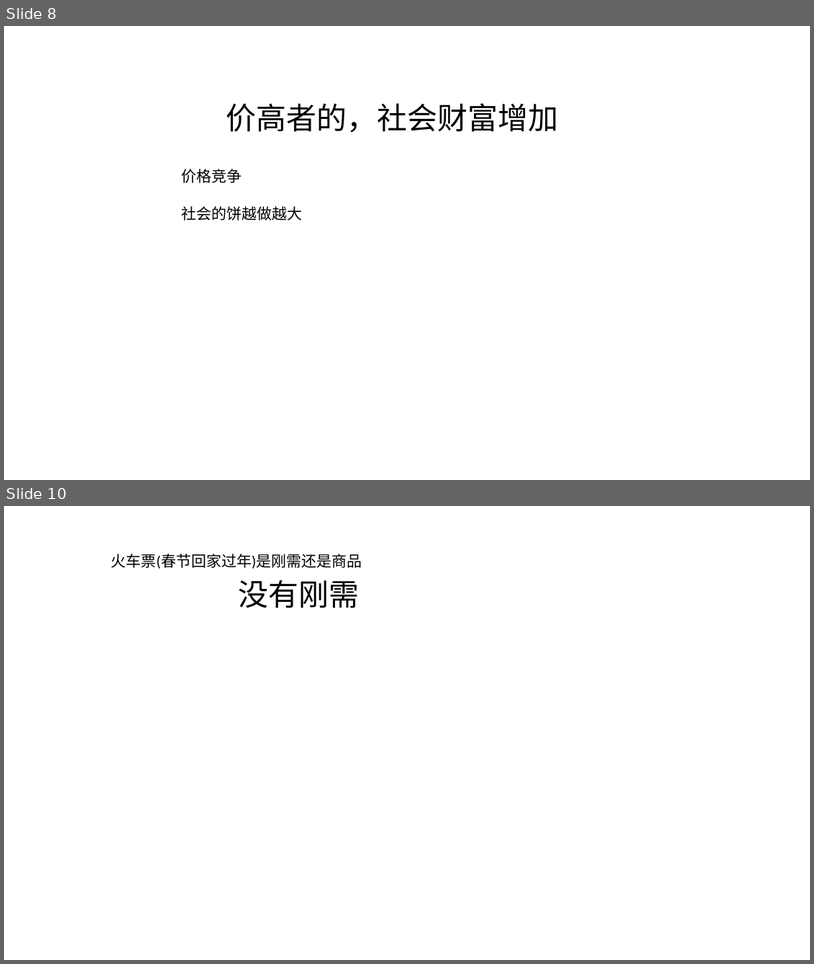
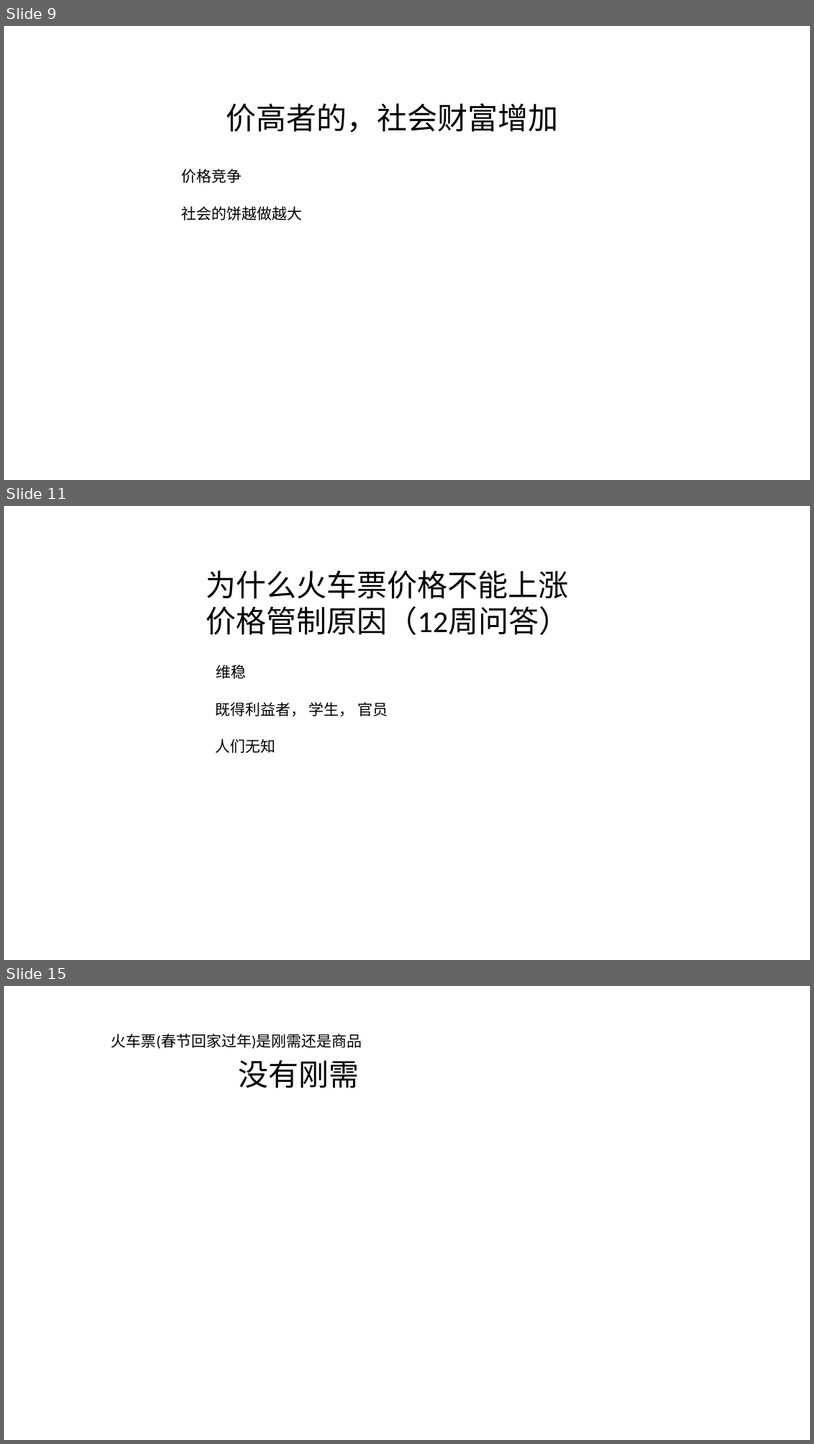
Before and after one commit to FredJiangFei/MyDocuments, a slide deck: 火车票/火车票.pptx. Shown one above the other, each under a label of ours: slides 8 and 10 before the commit, slides 9, 11 and 15 after it; the slides between them are not shown. The pictures are 814x964 and 814x1444 pixels, drawn with LibreOffice and Linux fonts; fonts in the diff are those of the drawing. Boxes give left, top, right and bottom in pixels: in the first picture for what was removed or moved away, otherwise in the second. Text is boxed around its words. In the diff, an @@ line names an element or a change of style, - is before the commit and + after.

Commit message:
火车票

```diff
--- a/火车票/火车票.pptx
+++ b/火车票/火车票.pptx
@@ slide 11 added at bbox=[4, 506, 810, 960], background #FFFFFF @@
@@ text added at bbox=[206, 570, 570, 635], 36 pt, text #000000 @@
+为什么火车票价格不能上涨
+价格管制原因（12周问答）
@@ text added at bbox=[216, 664, 247, 679], 18 pt, text #000000 @@
+维稳
@@ text added at bbox=[215, 702, 388, 716], 18 pt, text #000000 @@
+既得利益者， 学生， 官员
@@ text added at bbox=[215, 739, 275, 753], 18 pt, text #000000 @@
+人们无知
@@ what was slide 8 is now slide 9 @@
@@ what was slide 10 is now slide 15 @@
```
Also in this commit, not shown: 4 slides changed, 7 other slides added, 1 slide removed, 2 other files.
